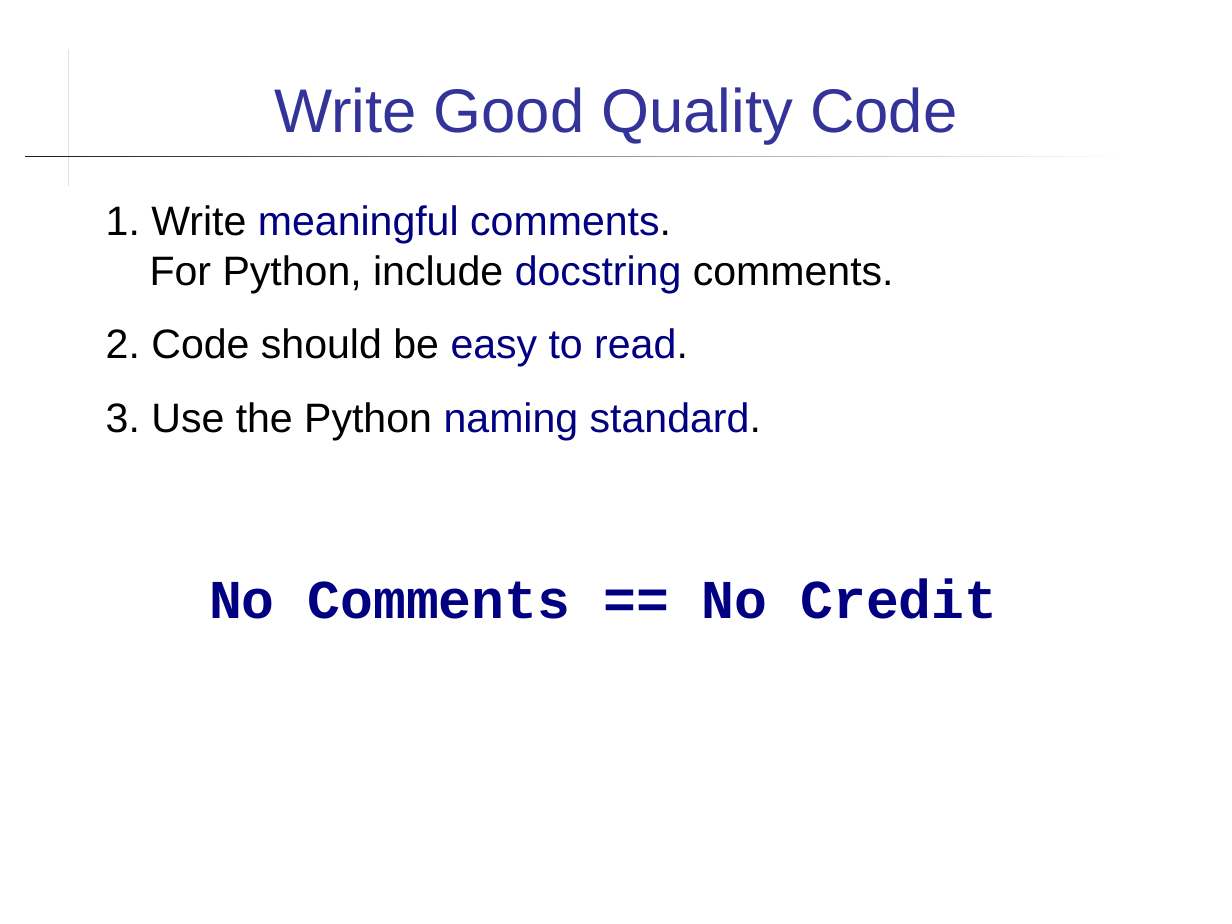
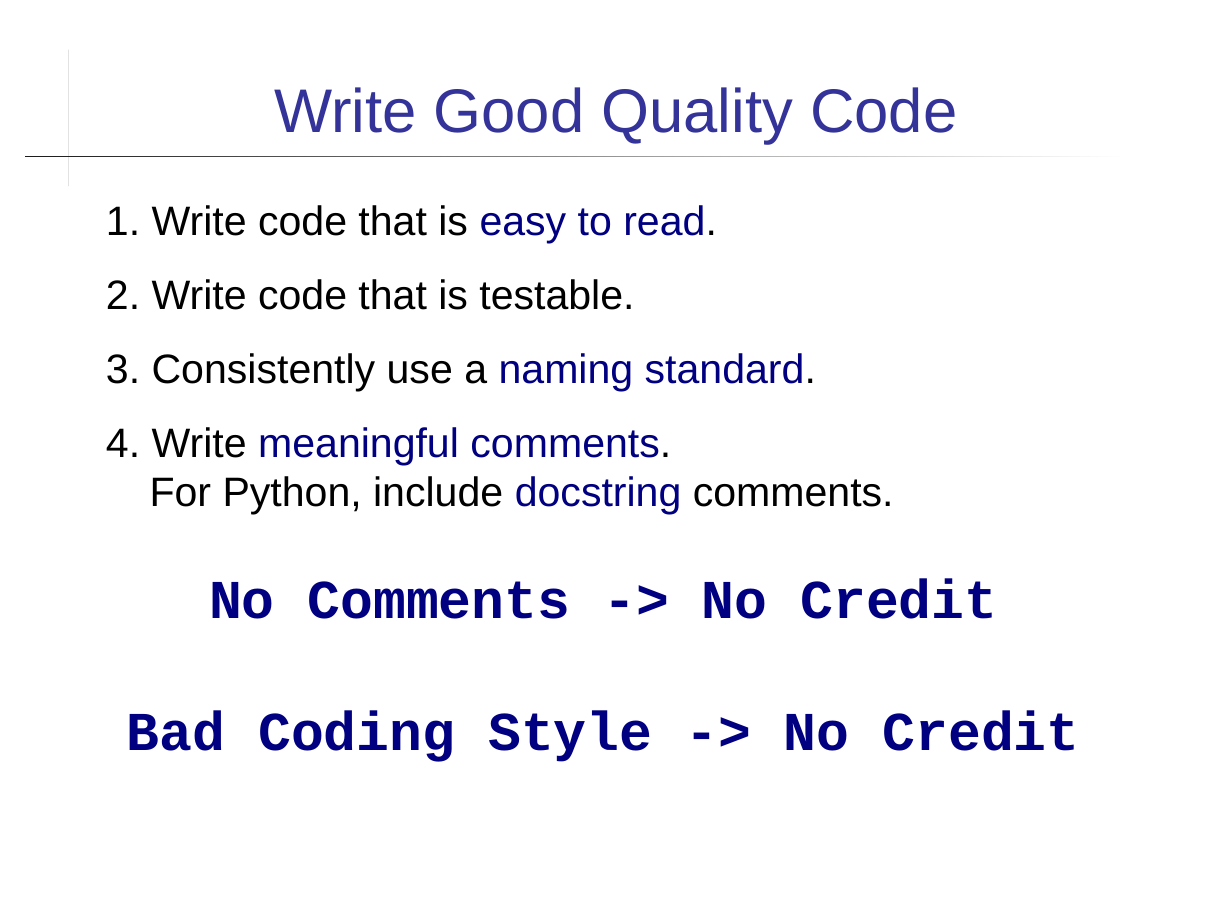
Before and after one commit to cpske/ISP, a slide deck: slide 14 of introduction/Introduction-to-Course.ppt (slide 15 before the commit). Drawn at 1232x924 pixels with LibreOffice and Linux fonts; fonts in the diff are those of the drawing. Boxes give left, top, right and bottom in pixels: in the first picture for what was removed or moved away, otherwise in the second. Text is boxed around its words. In the diff, an @@ line names an element or a change of style, - is before the commit and + after.

```diff
--- a/introduction/Introduction-to-Course.ppt
+++ b/introduction/Introduction-to-Course.ppt
@@ text at (106,205,894,514): text changed @@
-1. Write meaningful comments.
-For Python, include docstring comments.
-2. Code should be easy to read.
-3. Use the Python naming standard.
+1. Write code that is easy to read.
+2. Write code that is testable.
+3. Consistently use a naming standard.
+4. Write meaningful comments.
+For Python, include docstring comments.
@@ text at (127,579,1079,762): text changed @@
-No Comments == No Credit
+No Comments -> No Credit
+Bad Coding Style -> No Credit
```
Also in this commit, not shown: 7 other slides changed, 1 slide removed, 7 other files.
